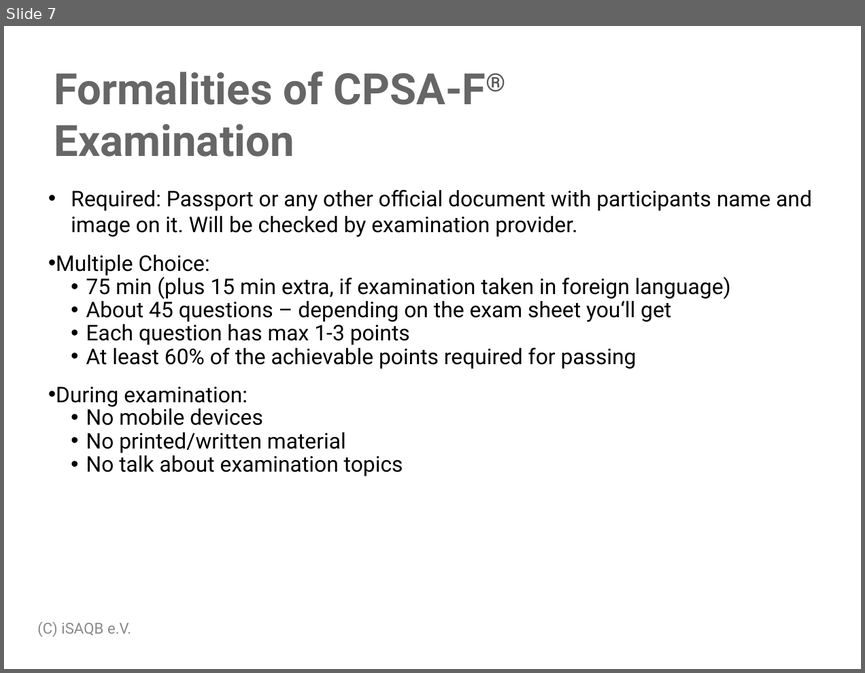
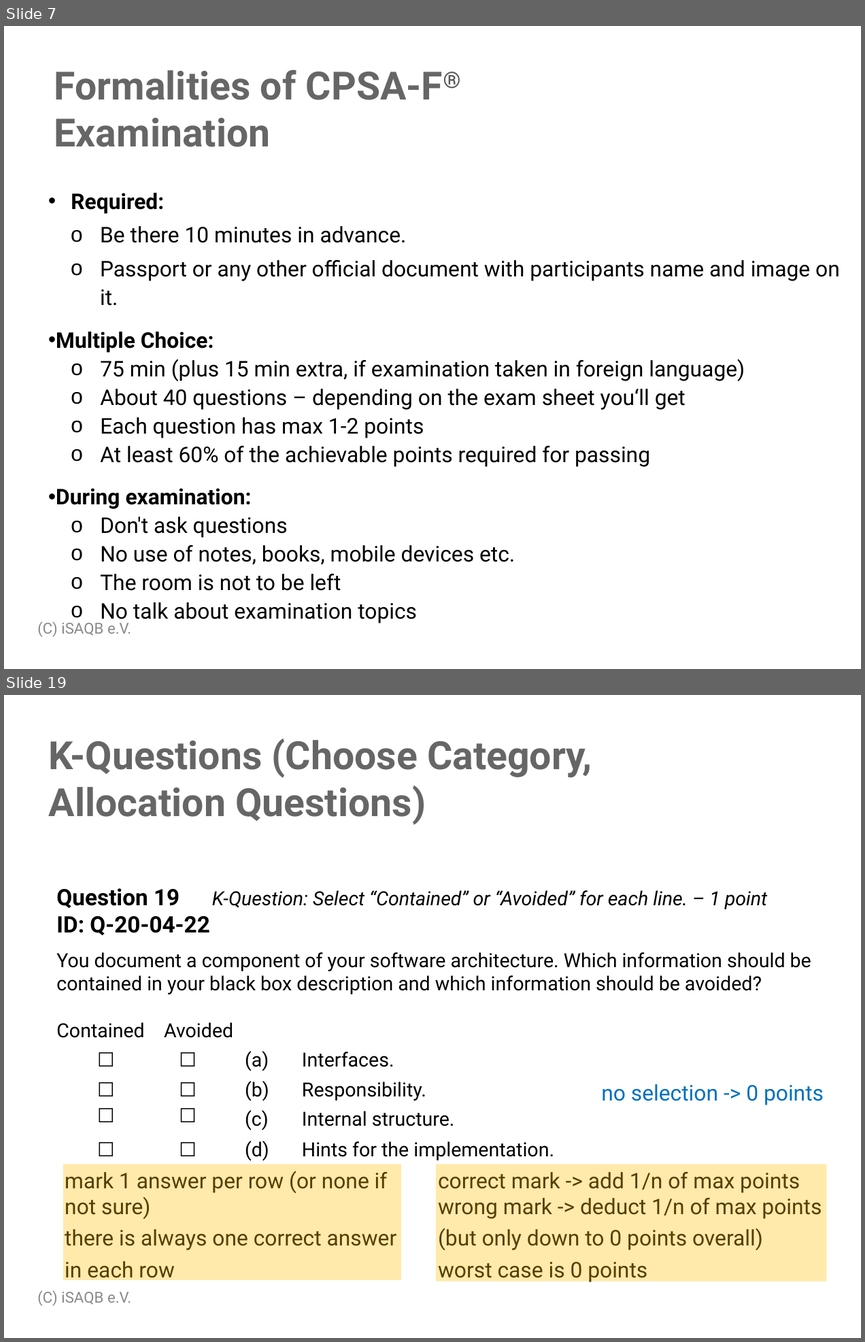
Before and after one commit to isaqb-org/examination-foundation, a slide deck: raw/examination_guide/Examination-Guide-EN.pptx. Shown one above the other, each under a label of ours: slide 7 before the commit, slides 7 and 19 after it; the slides between them are not shown. The pictures are 865x673 and 865x1342 pixels, drawn with LibreOffice and Linux fonts; fonts in the diff are those of the drawing; background and template pictures are left out. Boxes give left, top, right and bottom in pixels: in the first picture for what was removed or moved away, otherwise in the second. Text is boxed around its words. In the diff, an @@ line names an element or a change of style, - is before the commit and + after.

Commit message:
Update examination guide

```diff
--- a/raw/examination_guide/Examination-Guide-EN.pptx
+++ b/raw/examination_guide/Examination-Guide-EN.pptx
@@ slide 19 added at [4, 695, 861, 1338], background #FFFFFF @@
@@ text added at [49, 739, 592, 825], 36 pt, text #666666, bold @@
+K-Questions (Choose Category, Allocation Questions)
@@ text added at [56, 888, 811, 1038], 18 pt, text #000000 @@
+Question 19 K-Question: Select “Contained” or “Avoided” for each line. – 1 point
+ID: Q-20-04-22
+You document a component of your software architecture. Which information should be
+contained in your black box description and which information should be avoided?
+Contained Avoided
@@ table added at [66, 1046, 702, 1164], 3 rows, 4 columns @@
+☐ | ☐ | (a) | Interfaces.
+☐ / ☐ | ☐ / ☐ | (b) / (c) | Responsibility. / Internal structure.
+☐ | ☐ | (d) | Hints for the implementation.
@@ text added at [601, 1084, 823, 1105], 20 pt, text #0070C0 @@
+no selection -> 0 points
@@ rectangle added at [63, 1164, 401, 1280], fill #FFC000 at 33% opacity @@
@@ rectangle added at [436, 1164, 827, 1281], fill #FFC000 at 33% opacity @@
@@ text added at [65, 1171, 397, 1283], 20 pt, text #000000 @@
+mark 1 answer per row (or none if
+not sure)
+there is always one correct answer
+in each row
@@ text added at [438, 1172, 821, 1283], 20 pt, text #000000 @@
+correct mark -> add 1/n of max points
+wrong mark -> deduct 1/n of max points
+(but only down to 0 points overall)
+worst case is 0 points
@@ text added at [37, 1290, 131, 1306], 14 pt, text #898989 @@
+(C) iSAQB e.V.
@@ slide 7 changed as well @@
@@ title "Formalities of CPSA-F® Examination" at [54, 70, 443, 147]: size 40 to 36 pt @@
@@ text at [71, 193, 840, 305]: text changed @@
-• Required: Passport or any other official document with participants name and image on it. Will be checked by examination provider.
+• Required:
+  o Be there 10 minutes in advance.
+  o Passport or any other official document with participants name and image on it.
@@ text at [56, 331, 745, 624]: bold on in "Multiple Choice:", "During examination:"; line spacing 1 to 1.1; bullet • to o; line spacing 0.9 to 1.1 @@
@@ text at [100, 388, 685, 438]: text changed @@
-  • About 45 questions – depending on the exam sheet you‘ll get
-  • Each question has max 1-3 points
+  o About 40 questions – depending on the exam sheet you‘ll get
+  o Each question has max 1-2 points
@@ text at [100, 516, 515, 590]: text changed @@
-  • No mobile devices
-  • No printed/written material
+  o Don't ask questions
+  o No use of notes, books, mobile devices etc.
+  o The room is not to be left
```
Also in this commit, not shown: 8 other slides changed, 15 other slides added, 3 slides removed, 1 other file.
